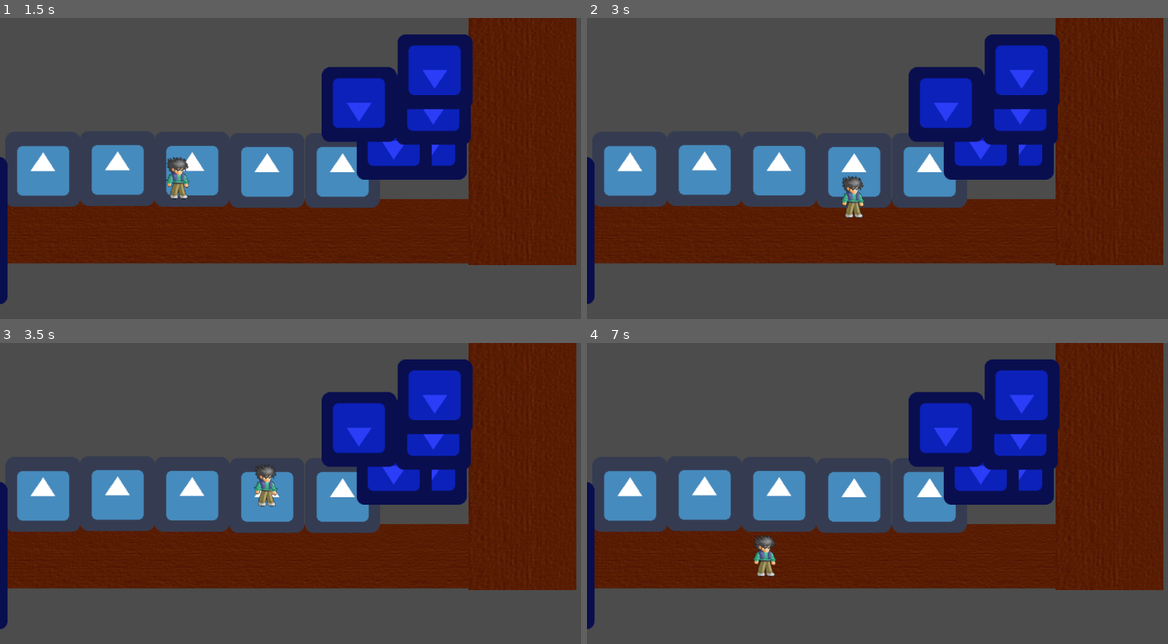
Above: before the commit, frames 1-4 (two rows, left to right).
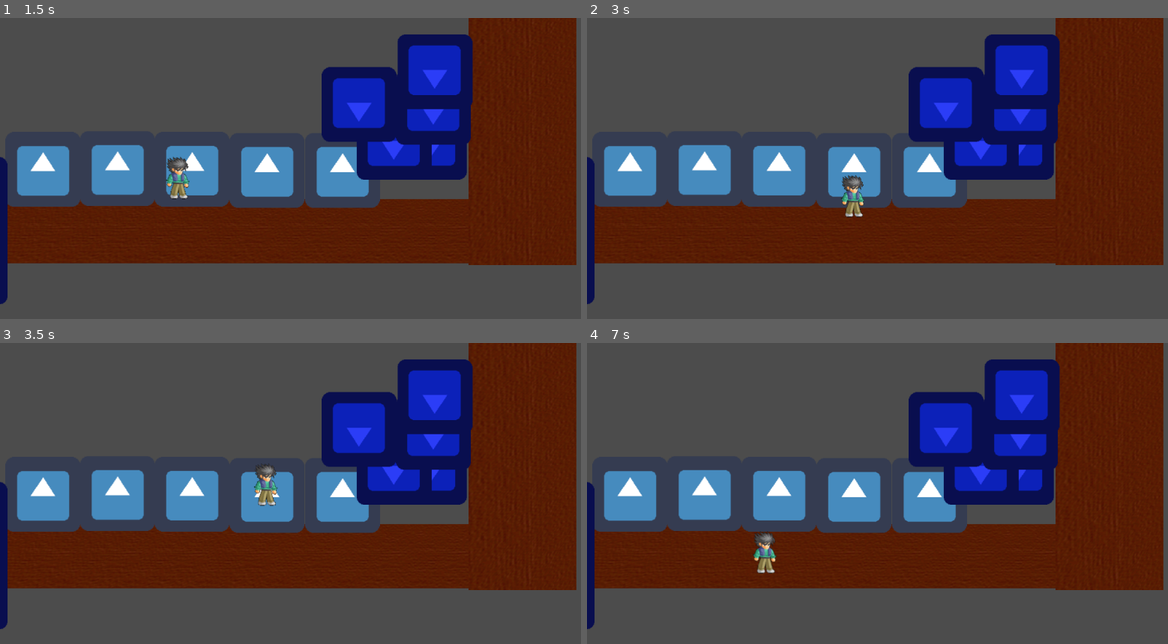
Above: after the commit, the same moments.

Repository: Anatolij-Grigorjev/Godot32dBeatemUpTest
Game: Godot game, scene res://stages/test/test_stage.tscn
Same seed, same stepped clock (60 frames per second), same inputs: the game is played once before the commit and once after it. The project has no main scene, so this scene is started directly. The engine's default icon, where the game draws it, is replaced by a stand-in: a white triangle on a blue panel in a dark square.
Inputs:
- Up to frame 1 (1.5 s): tap Enter at 0.5 s; hold D (move_right) 0.53-1.28 s; tap Space (jump) at 0.6, 0.77, 1.07, 1.35 s; hold S (move_down) from 1.28 s (still down)
- Up to frame 2 (3 s): tap Space (jump) at 1.52, 1.82, 2.1, 2.85 s; release S (move_down) at 2.03 s; hold D (move_right) 2.03-2.78 s; hold W (move_up) from 2.78 s (still down)
- Up to frame 3 (3.5 s): keep holding W (move_up); tap Space (jump) at 3.02, 3.32 s
- Up to frame 4 (7 s): release W (move_up) at 3.53 s; hold A (move_left) 3.53-5.03 s; tap Space (jump) at 3.6, 3.77, 4.07, 4.35, 4.52, 4.82, 5.1, 5.85, 6.02, 6.32, 6.6, 6.77 s; hold S (move_down) 5.03-5.78 s; hold D (move_right) 5.78-6.53 s; hold W (move_up) from 6.53 s (still down)

Frame 1 is identical in both runs. In frame 2, 0.2% of the frame differs, in the area x 43-48%, y 52-67%; in frame 3, 0.2%; in frame 4, 0.4%, in the area x 28-33%, y 62-78%.

Commit message:
add script separation for ai and control, add 2nd char sprites

Diff:
--- /dev/null
+++ b/game/characters/ai_char_move.gd
@@ -0,0 +1,27 @@
+extends "char_move.gd"
+
+export (float) var speed = 200.5
+export (float) var PEAK_JUMP_HEIGHT = 67.8
+export (float) var JUMP_STRENGTH = -212.7
+export (float) var MAX_JUMP_ASCEND_TIME = 0.7
+
+
+func get_move_input():
+	velocity = Vector2()
+	if Input.is_action_pressed('move_right'):
+		velocity.x += 1
+	if Input.is_action_pressed('move_left'):
+		velocity.x -= 1
+	if (!is_jumping):
+		if Input.is_action_pressed('move_down'):
+			velocity.y += 1
+		if Input.is_action_pressed('move_up'):
+			velocity.y -= 1
+	velocity = velocity.normalized() * speed
+
+func get_jump_input():
+	if (Input.is_action_just_pressed('jump')):
+		start_jump()
+
+func _physics_process(delta):
+	._physics_process(delta)
--- /dev/null
+++ b/game/characters/bandit/bandit.tscn
@@ -0,0 +1,27 @@
+[gd_scene load_steps=3 format=2]
+
+[ext_resource path="res://characters/bandit/bandit_0.png" type="Texture" id=1]
+
+[sub_resource type="CapsuleShape2D" id=1]
+
+custom_solver_bias = 0.0
+radius = 14.3574
+height = 38.1215
+
+[node name="bandit" type="KinematicBody2D" index="0"]
+
+input_pickable = false
+collision_layer = 1
+collision_mask = 1
+collision/safe_margin = 0.08
+
+[node name="sprite" type="Sprite" parent="." index="0"]
+
+texture = ExtResource( 1 )
+vframes = 6
+hframes = 10
+_sections_unfolded = [ "Animation" ]
+
+[node name="body" type="CollisionShape2D" parent="." index="1"]
+
+shape = SubResource( 1 )
--- a/game/characters/char_move.gd
+++ b/game/characters/char_move.gd
@@ -1,42 +1,39 @@
 extends KinematicBody2D
 
-export (float) var speed = 200.5
-export (float) var PEAK_JUMP_HEIGHT = 67.8
-export (float) var JUMP_STRENGTH = -212.7
-export (float) var MAX_JUMP_ASCEND_TIME = 0.7
+export (float) var speed = 0
+export (float) var peak_jump_height = 0
+export (float) var jump_strength = 0
+export (float) var max_jump_ascend_time = 0
+
+var ground_layer
+var air_layer
 
 var is_jumping = false
 var is_ascending = false
 var last_jump_y = 0
 var current_jump_ascend_time = 0
 
-var GRAVITY = 98.5
-
 var velocity = Vector2()
 
+func _ready():
+	init_vals()
+	pass
+
+func init_vals():
+	pass
+
 func get_move_input():
-	velocity = Vector2()
-	if Input.is_action_pressed('move_right'):
-		velocity.x += 1
-	if Input.is_action_pressed('move_left'):
-		velocity.x -= 1
-	if (!is_jumping):
-		if Input.is_action_pressed('move_down'):
-			velocity.y += 1
-		if Input.is_action_pressed('move_up'):
-			velocity.y -= 1
-	velocity = velocity.normalized() * speed
+	pass
 
 func get_jump_input():
-	if (Input.is_action_just_pressed('jump')):
-		start_jump()
+	pass
 
 func start_jump():
-	velocity.y += JUMP_STRENGTH
-	current_jump_ascend_time = MAX_JUMP_ASCEND_TIME
+	velocity.y += jump_strength
+	current_jump_ascend_time = max_jump_ascend_time
 	is_jumping = true
 	is_ascending = true
-	F.swap_layer_bit(self, C.LAYERS_HERO_GROUND, C.LAYERS_HERO_AIR)
+	F.swap_layer_bit(self, ground_layer, air_layer)
 	last_jump_y = position.y
 
 func _physics_process(delta):
@@ -46,15 +43,15 @@
 		if (position.y >= last_jump_y):
 			current_jump_ascend_time = 0
 			is_jumping = false
-			F.swap_layer_bit(self, C.LAYERS_HERO_AIR, C.LAYERS_HERO_GROUND)
+			position.y = last_jump_y
+			F.swap_layer_bit(self, air_layer, ground_layer)
 		else:
 			if (is_ascending):
 				current_jump_ascend_time -= delta
 				if (current_jump_ascend_time <= 0 or
-					last_jump_y - position.y >= PEAK_JUMP_HEIGHT):
+					last_jump_y - position.y >= peak_jump_height):
 					is_ascending = false
-			velocity.y += JUMP_STRENGTH if is_ascending else GRAVITY
-
+			velocity.y += jump_strength if is_ascending else C.GRAVITY
 	else:
 		get_jump_input()
 	move_and_slide(velocity)
--- /dev/null
+++ b/game/characters/controlled_char_move.gd
@@ -0,0 +1,27 @@
+extends "char_move.gd"
+
+func init_vals():
+	speed = 200.5
+	peak_jump_height = 67.8
+	jump_strength = -212.7
+	max_jump_ascend_time = 0.7
+	ground_layer = C.LAYERS_HERO_GROUND
+	air_layer = C.LAYERS_HERO_AIR
+	pass
+
+func get_move_input():
+	velocity = Vector2()
+	if Input.is_action_pressed('move_right'):
+		velocity.x += 1
+	if Input.is_action_pressed('move_left'):
+		velocity.x -= 1
+	if (!is_jumping):
+		if Input.is_action_pressed('move_down'):
+			velocity.y += 1
+		if Input.is_action_pressed('move_up'):
+			velocity.y -= 1
+	velocity = velocity.normalized() * speed
+
+func get_jump_input():
+	if (Input.is_action_just_pressed('jump')):
+		start_jump()
--- a/game/characters/dennis/dennis.tscn
+++ b/game/characters/dennis/dennis.tscn
@@ -1,6 +1,6 @@
 [gd_scene load_steps=4 format=2]
 
-[ext_resource path="res://characters/char_move.gd" type="Script" id=1]
+[ext_resource path="res://characters/controlled_char_move.gd" type="Script" id=1]
 [ext_resource path="res://characters/dennis/dennis_0.png" type="Texture" id=2]
 
 [sub_resource type="CapsuleShape2D" id=2]
@@ -18,10 +18,10 @@
 collision/safe_margin = 0.08
 script = ExtResource( 1 )
 _sections_unfolded = [ "Collision", "Transform", "Z Index", "collision" ]
-speed = 200.5
-PEAK_JUMP_HEIGHT = 67.8
-JUMP_STRENGTH = -212.7
-MAX_JUMP_ASCEND_TIME = 0.7
+speed = 0
+peak_jump_height = 0
+jump_strength = 0
+max_jump_ascend_time = 0
 
 [node name="sprite" type="Sprite" parent="." index="0"]
 
--- a/game/globals/global_constants.gd
+++ b/game/globals/global_constants.gd
@@ -2,14 +2,16 @@
 
 ## GAME
 const Z_COEF = sin(deg2rad(45))
+const GRAVITY = 98.5
 
 ## LAYERS
 const LAYERS_HERO_GROUND = 0
 const LAYERS_HERO_AIR = 1
 const LAYERS_STATIC_BG = 2
 
+
 func _ready():
-	print("Loaded global constants C!")
+	print("Loaded global constants node C!")
 	pass
 
 #func _process(delta):
--- a/game/globals/global_functions.gd
+++ b/game/globals/global_functions.gd
@@ -12,7 +12,7 @@
 	node.set_collision_layer_bit(to_layer, temp_layer_bit)
 
 func _ready():
-	print("Loaded global functions F!")
+	print("Loaded global functions node F!")
 	pass
 
 #func _process(delta):
--- a/game/stages/test/test_stage.tscn
+++ b/game/stages/test/test_stage.tscn
@@ -46,10 +46,6 @@
 [node name="dennis" parent="." index="7" instance=ExtResource( 4 )]
 
 position = Vector2( 145, 10 )
-speed = 200.5
-PEAK_JUMP_HEIGHT = 67.8
-JUMP_STRENGTH = -212.7
-MAX_JUMP_ASCEND_TIME = 0.7
 
 [node name="vert_block" parent="." index="8" instance=ExtResource( 5 )]
 
Binary file added: game/characters/bandit/bandit_0.png
Not shown, added: game/characters/bandit/bandit_0.png.import
Binary file added: game/characters/bandit/bandit_1.png
Not shown, added: game/characters/bandit/bandit_1.png.import
Not shown, added: assets/bandit_0.bmp
Not shown, added: assets/bandit_1.bmp
Not shown, changed: git_addcommitpush.sh
